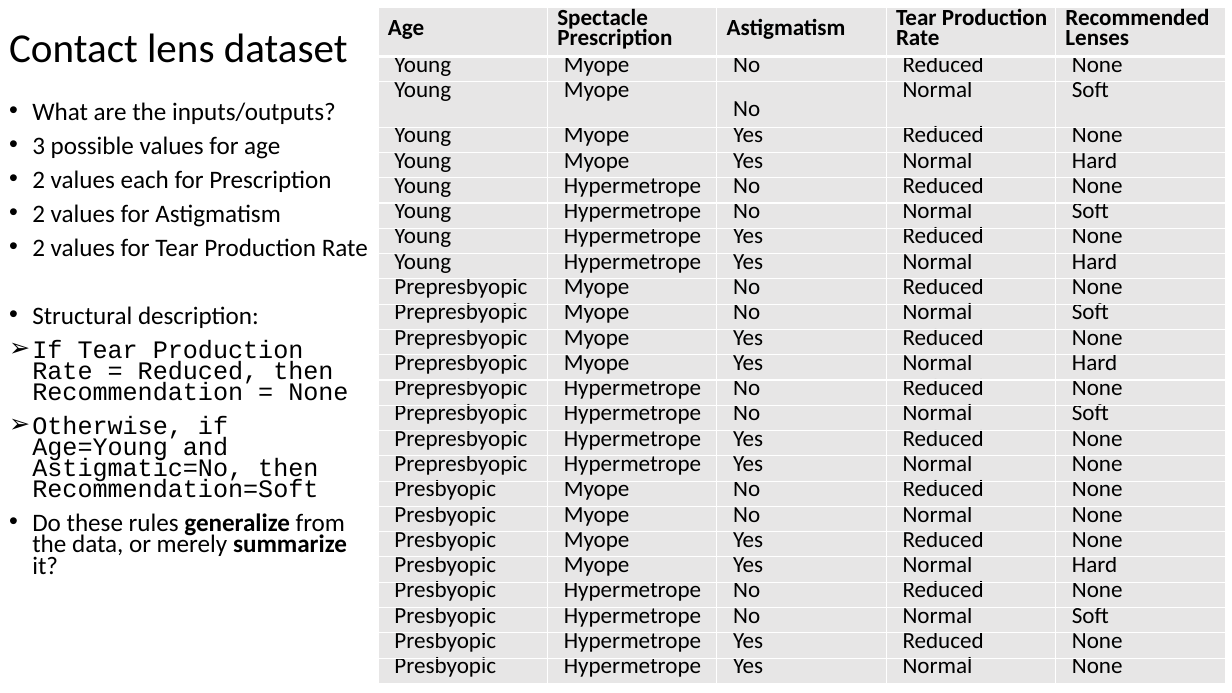
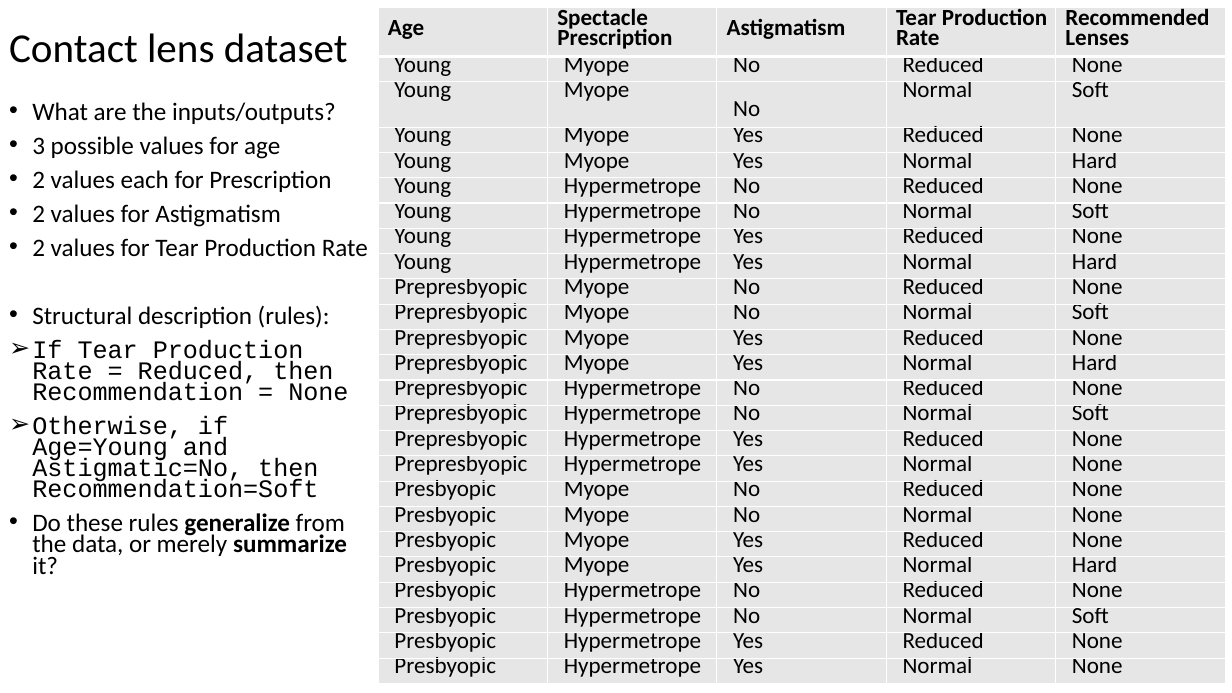
Before and after one commit to russellu/cs405, a slide deck: slide 11 of Lecture_01.pptx. Drawn at 1232x693 pixels with LibreOffice and Linux fonts; fonts in the diff are those of the drawing. Boxes give left, top, right and bottom in pixels: in the first picture for what was removed or moved away, otherwise in the second. Text is boxed around its words. In the diff, an @@ line names an element or a change of style, - is before the commit and + after.

```diff
--- a/Lecture_01.pptx
+++ b/Lecture_01.pptx
@@ text at (32, 306, 330, 328): text changed @@
-• Structural description:
+• Structural description (rules):
```
Also in this commit, not shown: 2 other slides changed, 1 other file.
